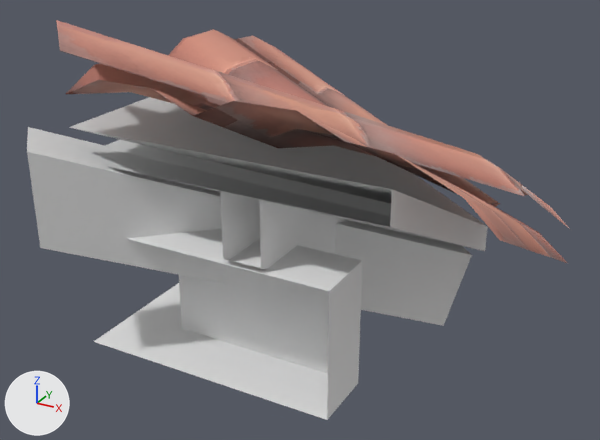
A saved change to the FBX model models/structures/roof_kit/WallKit_Valley_End_LOD0.fbx.
Before and after are seen from a camera (50 mm lens) standing at (1.73, -1.735, 3.033) and looking at (0.511, 0.482, 1.925). The axes (+X, +Y, +Z) are drawn at lower left. The lights are the same throughout.

In view in the first picture: 'WallKit_Valley_End_LOD0'.
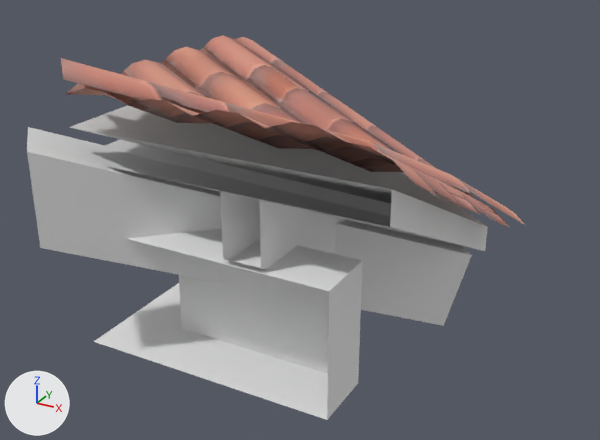
Changed parts and their boxes [x1, y1, x2, y2] in the pictures (600 x 440 px):
'WallKit_Valley_End_LOD0', reshaped (8% narrower): before [27, 20, 570, 420]; after [27, 35, 525, 420]
part 1 of me_plane_077, rebuilt (10% narrower, 20% shorter): before [56, 20, 570, 229]; after [61, 58, 525, 225]
part 2 of me_plane_077, built on: before [66, 29, 567, 263]; after [66, 35, 510, 228]

The edits, one by one:
me_plane_077 is used by ob_wallkit_valley_end_lod0; location (0.0, 0.0, 0.0).
me_plane_077 had 94 vertices, 49 faces and spanned x -0.168..1.298, y -0.171..1.326, z 1.511..2.599.
me_plane_077 now has 109 vertices, 64 faces and spans x -0.168..1.139, y -0.171..1.134, z 1.511..2.5.
me_plane_077 part 1: the loose piece of 12 vertices spanning x -0.141..1.28, y -0.141..1.326, z 1.805..2.599 is rebuilt with 16 vertices and now spans x -0.07..1.139, y -0.088..1.134, z 1.83..2.5.
Part 2, on me_plane_077:
31 vertices are removed from x 0.0..1.298, y 0.0..1.298, z 1.726..2.457.
18 faces are deleted.
42 vertices are added at x 0.0..1.099, y 0.0..1.099, z 1.837..2.427.
24 new faces join them, mat_shingles.
6 new faces join them, mat_shingles_a.
